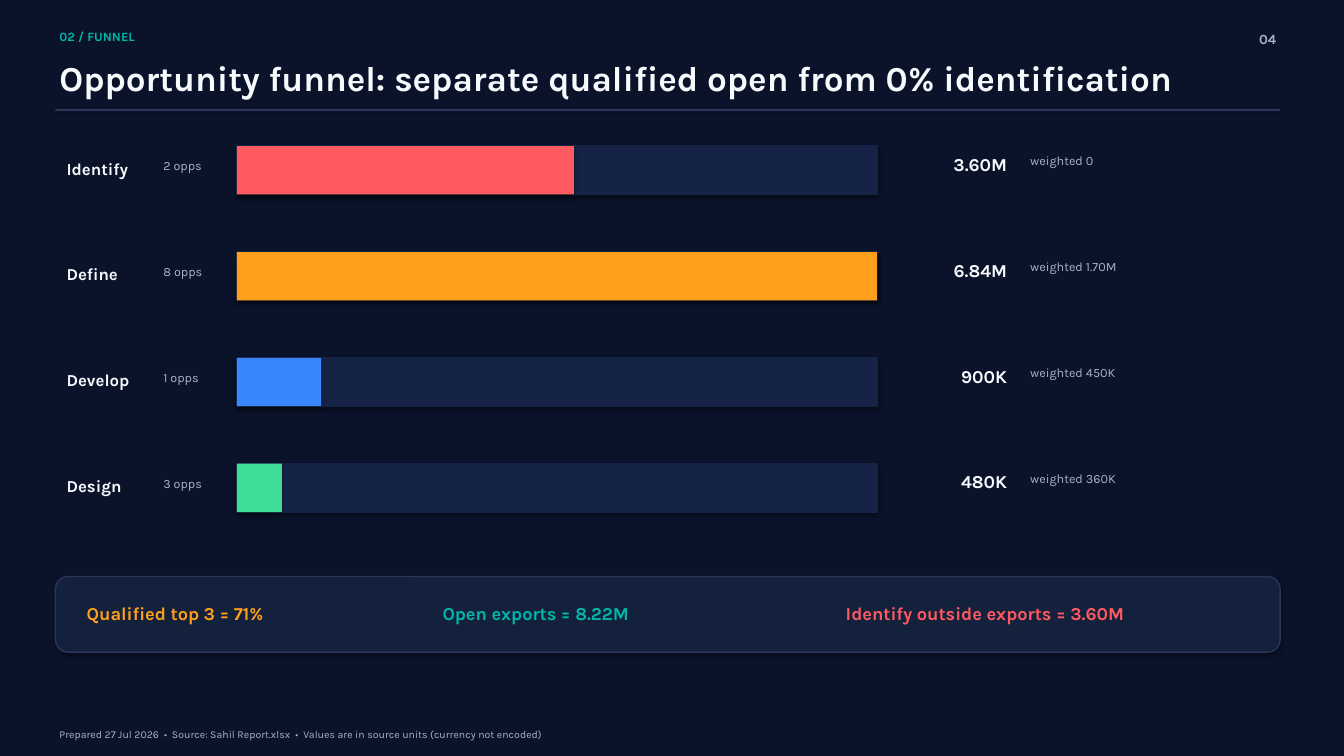
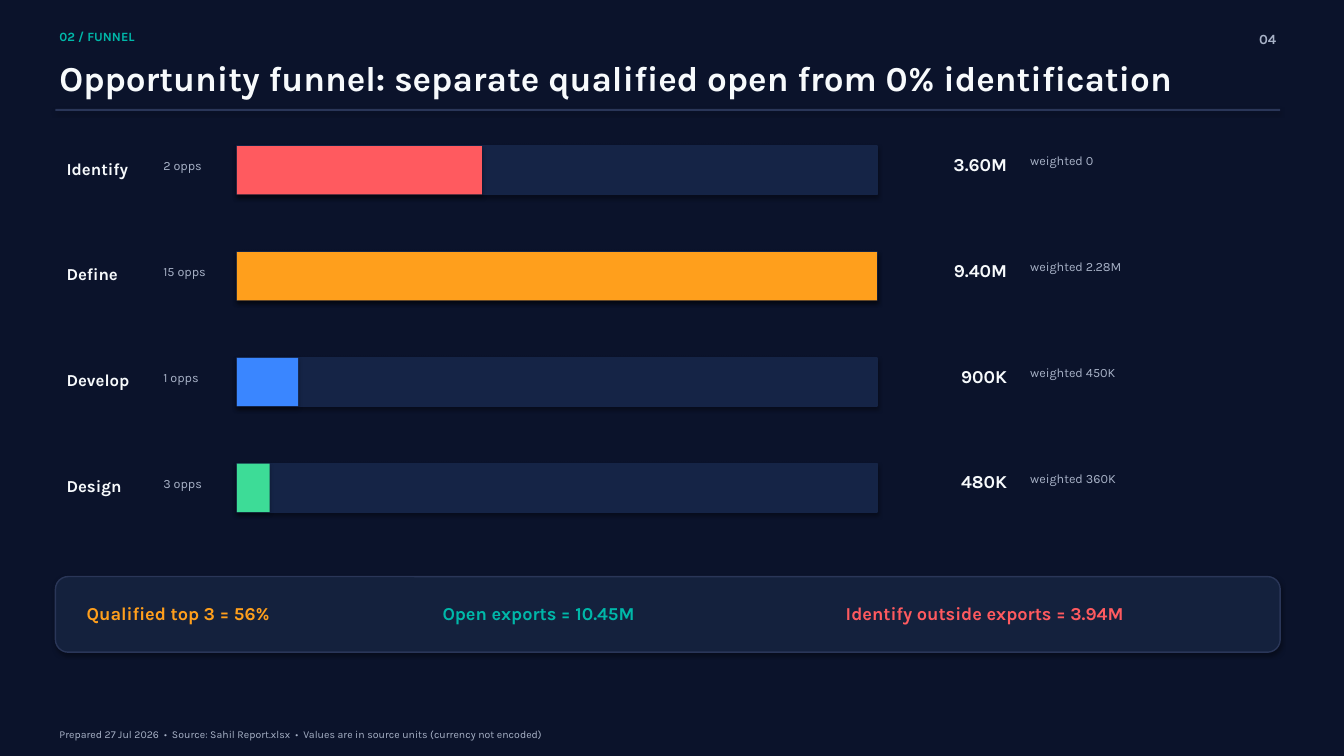
Before and after one commit to sahilpat28/Cursor_Sahil, a slide deck: slide 4 of qbr/output/Sahil_QBR_2026-07-29.pptx. Drawn at 1344x756 pixels with LibreOffice and Linux fonts; fonts in the diff are those of the drawing. Boxes give left, top, right and bottom in pixels: in the first picture for what was removed or moved away, otherwise in the second. Text is boxed around its words. In the diff, an @@ line names an element or a change of style, - is before the commit and + after.

```diff
--- a/qbr/output/Sahil_QBR_2026-07-29.pptx
+++ b/qbr/output/Sahil_QBR_2026-07-29.pptx
@@ rectangle: place and size @@
-rectangle at <box>237,146,574,195</box>
+rectangle at <box>237,146,482,195</box>
@@ text at <box>163,268,206,279</box>: text changed @@
-8 opps
+15 opps
@@ text at <box>954,265,1007,278</box>: text changed @@
-6.84M
+9.40M
@@ text at <box>1030,262,1121,274</box>: text changed @@
-weighted 1.70M
+weighted 2.28M
@@ rectangle: place and size @@
-rectangle at <box>237,358,322,406</box>
+rectangle at <box>237,358,298,406</box>
@@ rectangle: place and size @@
-rectangle at <box>237,464,282,512</box>
+rectangle at <box>237,464,269,512</box>
@@ text at <box>87,607,269,625</box>: text changed @@
-Qualified top 3 = 71%
+Qualified top 3 = 56%
@@ text at <box>443,608,634,625</box>: text changed @@
-Open exports = 8.22M
+Open exports = 10.45M
@@ text at <box>846,607,1123,625</box>: text changed @@
-Identify outside exports = 3.60M
+Identify outside exports = 3.94M
```
Also in this commit, not shown: 10 other slides changed, 3 other files.
